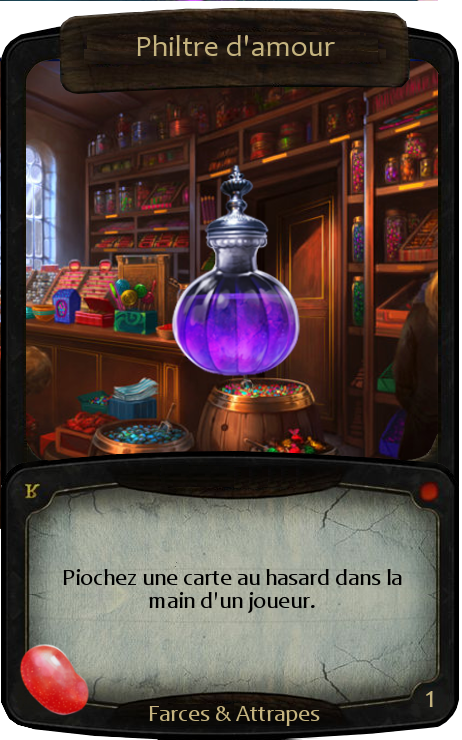
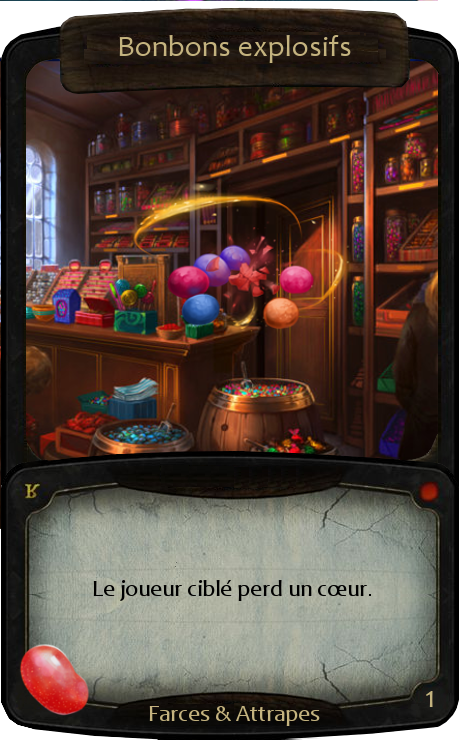
Two versions of the same layered image (462x740). Layer-by-layer changes:
added layer "Bonbons Explosifs" above "Echarpe Bouclier" over (128, 147, 353, 336)
hid "Philtre d'amour" over (161, 164, 316, 384)
added layer "Le joueur ciblé perd un cœur." above "Feuxfous Fuseboum #1" over (93, 580, 371, 601)
hid "Philtre d'amour #1" over (63, 569, 402, 613)
painted on "Titre" over (119, 35, 351, 63)
